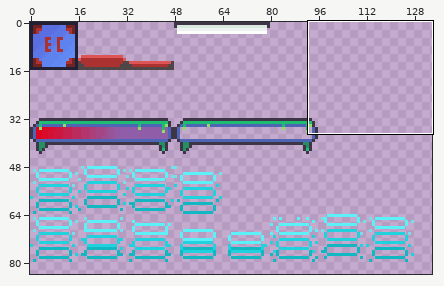
Two states of a sprite sheet, assets/images/items.png. Above: a wide view before the commit, with the close-up outlined.
Close-up. As it was:
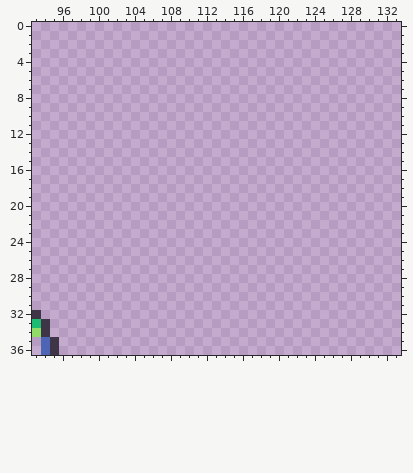
The file is 160x160 pixels. Colours within 5 levels of each other are drawn and written as one. Shown: x 93..133, y 0..36. The wide view leaves out empty margins.
After:
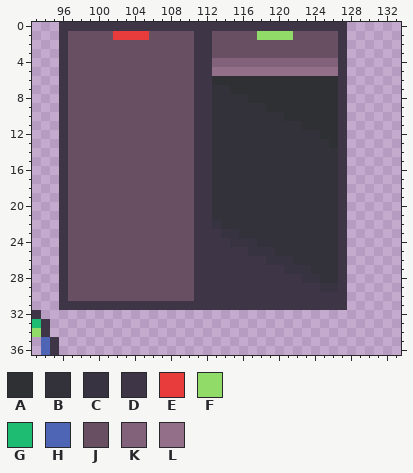
Palette (. is transparent): A #2e3034  B #33313a  C #383340  D #3e3546  E #e83b3b  F #91db69  G #1ebc73  H #4d65b4  J #694f62  K #82627a  L #936f8a
From old to new:
{"y":0,"x":96,"old":"................................","new":"DDDDDDDDDDDDDDDDDDDDDDDDDDDDDDDD"}
{"y":1,"x":96,"old":"................................","new":"DJJJJJEEEEJJJJJDDJJJJJFFFFJJJJJD"}
{"y":2,"x":96,"old":"................................","new":"DJJJJJJJJJJJJJJDDJJJJJJJJJJJJJJD"}
{"y":3,"x":96,"old":"................................","new":"DJJJJJJJJJJJJJJDDJJJJJJJJJJJJJJD"}
{"y":4,"x":96,"old":"................................","new":"DJJJJJJJJJJJJJJDDKKKKKKKKKKKKKKD"}
{"y":5,"x":96,"old":"................................","new":"DJJJJJJJJJJJJJJDDLLLLLLLLLLLLLLD"}
{"y":6,"x":96,"old":"................................","new":"DJJJJJJJJJJJJJJDDAAAAAAAAAAAAAAD"}
{"y":7,"x":96,"old":"................................","new":"DJJJJJJJJJJJJJJDDBBAAAAAAAAAAAAD"}
{"y":8,"x":96,"old":"................................","new":"DJJJJJJJJJJJJJJDDBBBBAAAAAAAAAAD"}
{"y":9,"x":96,"old":"................................","new":"DJJJJJJJJJJJJJJDDBBBBBBAAAAAAAAD"}
{"y":10,"x":96,"old":"................................","new":"DJJJJJJJJJJJJJJDDBBBBBBBBAAAAAAD"}
{"y":11,"x":96,"old":"................................","new":"DJJJJJJJJJJJJJJDDBBBBBBBBBBAAAAD"}
{"y":12,"x":96,"old":"................................","new":"DJJJJJJJJJJJJJJDDBBBBBBBBBBBBAAD"}
{"y":13,"x":96,"old":"................................","new":"DJJJJJJJJJJJJJJDDBBBBBBBBBBBBBAD"}
{"y":14,"x":96,"old":"................................","new":"DJJJJJJJJJJJJJJDDBBBBBBBBBBBBBBD"}
{"y":15,"x":96,"old":"................................","new":"DJJJJJJJJJJJJJJDDBBBBBBBBBBBBBBD"}
{"y":16,"x":96,"old":"................................","new":"DJJJJJJJJJJJJJJDDBBBBBBBBBBBBBBD"}
{"y":17,"x":96,"old":"................................","new":"DJJJJJJJJJJJJJJDDBBBBBBBBBBBBBBD"}
{"y":18,"x":96,"old":"................................","new":"DJJJJJJJJJJJJJJDDBBBBBBBBBBBBBBD"}
{"y":19,"x":96,"old":"................................","new":"DJJJJJJJJJJJJJJDDBBBBBBBBBBBBBBD"}
{"y":20,"x":96,"old":"................................","new":"DJJJJJJJJJJJJJJDDBBBBBBBBBBBBBBD"}
{"y":21,"x":96,"old":"................................","new":"DJJJJJJJJJJJJJJDDBBBBBBBBBBBBBBD"}
{"y":22,"x":96,"old":"................................","new":"DJJJJJJJJJJJJJJDDCBBBBBBBBBBBBBD"}
{"y":23,"x":96,"old":"................................","new":"DJJJJJJJJJJJJJJDDDCCBBBBBBBBBBBD"}
{"y":24,"x":96,"old":"................................","new":"DJJJJJJJJJJJJJJDDDDCCCBBBBBBBBBD"}
{"y":25,"x":96,"old":"................................","new":"DJJJJJJJJJJJJJJDDDDDDCCCBBBBBBBD"}
{"y":26,"x":96,"old":"................................","new":"DJJJJJJJJJJJJJJDDDDDDDDCCCBBBBBD"}
{"y":27,"x":96,"old":"................................","new":"DJJJJJJJJJJJJJJDDDDDDDDDDCCCBBBD"}
{"y":28,"x":96,"old":"................................","new":"DJJJJJJJJJJJJJJDDDDDDDDDDDDCCBBD"}
{"y":29,"x":96,"old":"................................","new":"DJJJJJJJJJJJJJJDDDDDDDDDDDDDDCCD"}
{"y":30,"x":96,"old":"................................","new":"DJJJJJJJJJJJJJJDDDDDDDDDDDDDDDDD"}
{"y":31,"x":96,"old":"................................","new":"DDDDDDDDDDDDDDDDDDDDDDDDDDDDDDDD"}
{"label":"added","picture_box":[59,22,347,310]}
